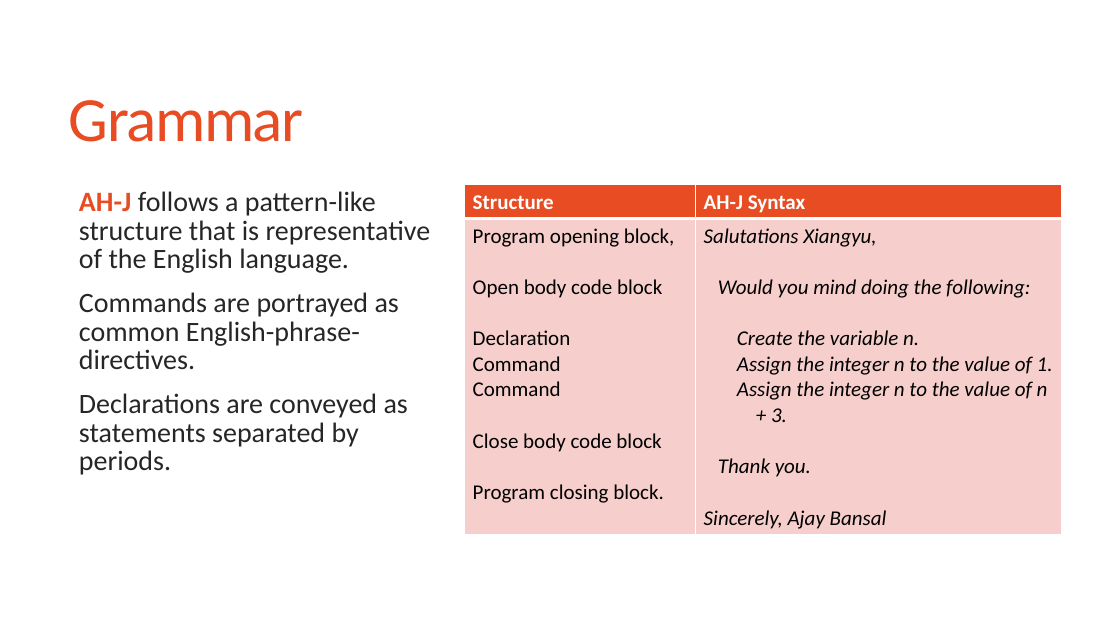
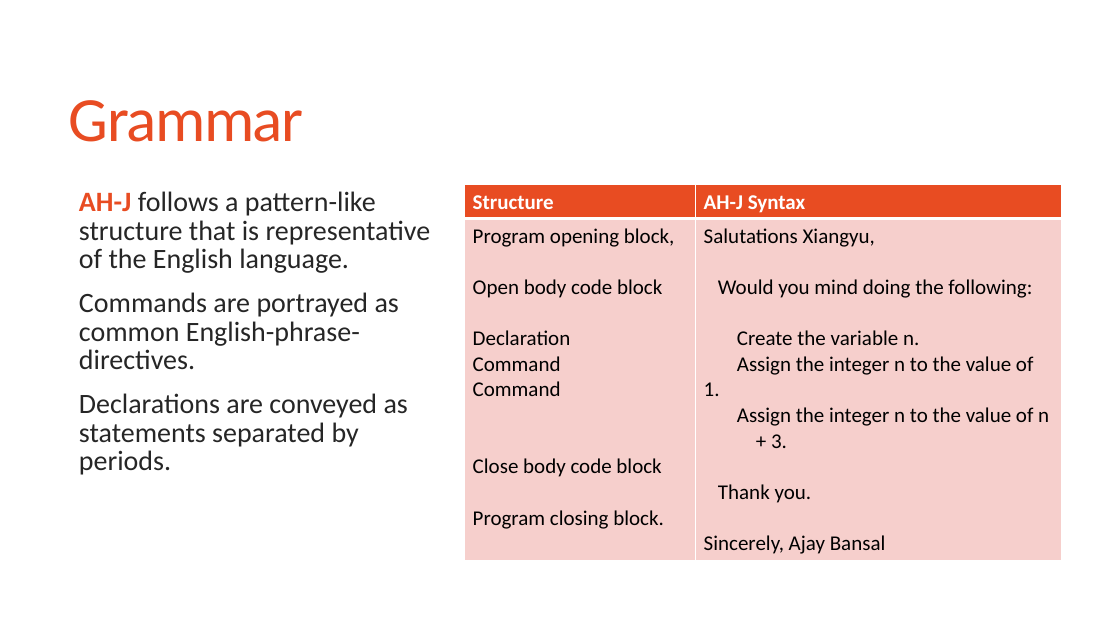
Before and after one commit to joshhewlett/SER502-Spring2018-Team-11, a slide deck: slide 3 of doc/Team11_Presentation.pptx. Drawn at 1120x630 pixels with LibreOffice and Linux fonts; fonts in the diff are those of the drawing. Boxes give left, top, right and bottom in pixels: in the first picture for what was removed or moved away, otherwise in the second. Text is boxed around its words. In the diff, an @@ line names an element or a change of style, - is before the commit and + after.

```diff
--- a/doc/Team11_Presentation.pptx
+++ b/doc/Team11_Presentation.pptx
@@ table at (465, 185, 1062, 558) @@
@@ italic off in "Salutations Xiangyu,", "Would you mind doing the following:", "Create the variable n.", "Assign the integer n to the value ..." and 4 more places @@
```
Also in this commit, not shown: 4 other slides changed, 1 slide added.
